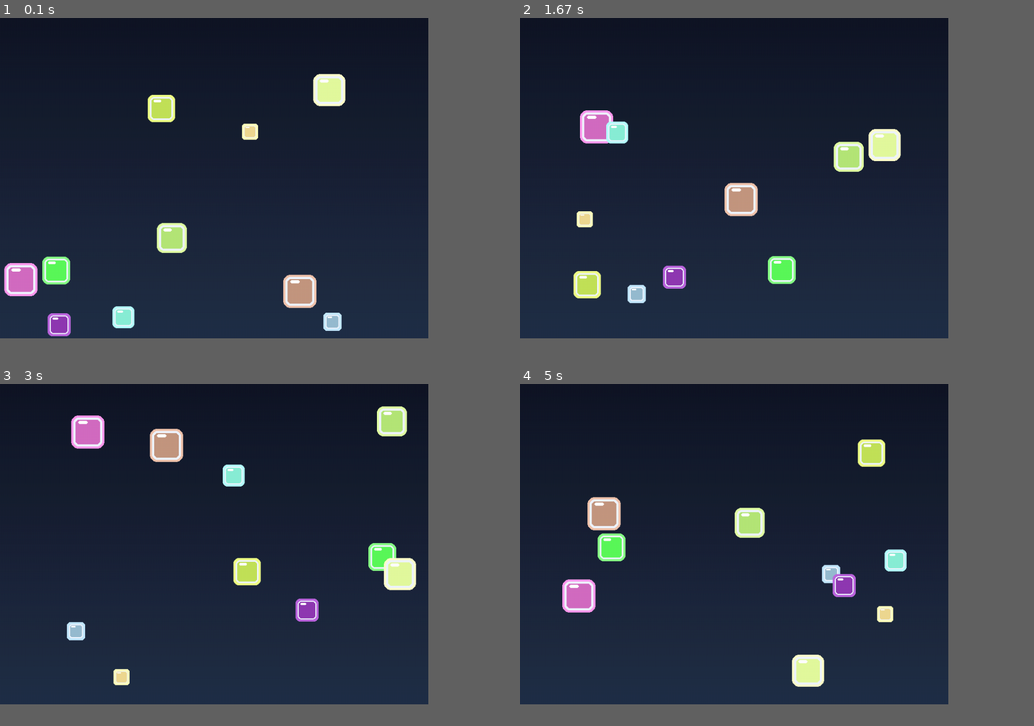
Above: before the commit, frames 1-4 (two rows, left to right).
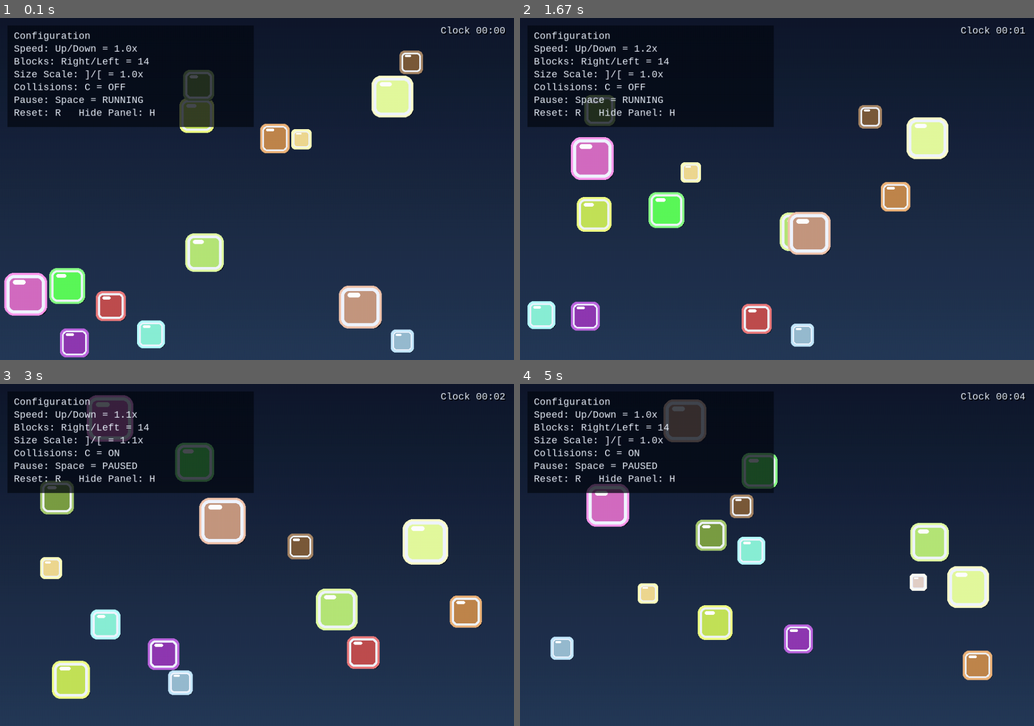
Above: after the commit, the same moments.

Repository: JustinDCosta/lab10-updated-pygame
Game: pygame game, started from main.py
Same seed, same stepped clock (60 frames per second), same inputs: the game is played once before the commit and once after it.
Inputs:
- Up to frame 1 (0.1 s): no input
- Up to frame 2 (1.67 s): tap C at 0.33, 0.82 s; hold Right 0.67-1.13 s; tap Space at 0.73, 1.03, 1.23, 1.57 s; hold R 1.17-1.47 s; hold Up 1.17-1.47 s; hold Up from 1.5 s (still down)
- Up to frame 3 (3 s): release Up at 1.8 s; hold Right 1.83-2.3 s; tap Space at 1.9, 2.2, 2.4, 2.7, 2.97 s; tap C at 1.98 s; hold Left 2.33-2.87 s; hold  from 2.9 s (still down); hold Down from 2.9 s (still down)
- Up to frame 4 (5 s): release  at 3.2 s; release Down at 3.2 s; hold - 3.23-3.53 s; hold Down 3.23-3.53 s; tap Space at 3.3, 3.63, 3.97, 4.27, 4.4, 4.8 s; tap C at 3.38, 4.48 s; hold Down 3.57-3.87 s; hold Left 3.9-4.3 s; hold Up 4.33-4.7 s; hold Right from 4.73 s (still down)
In our replay, the window is 750x562 before the commit and 900x600 after it. These sizes can differ from the game's own. Grey fills any space a smaller window leaves; there, only what the larger window draws over its background counts as a difference.

The runs differ from the first frame. In frame 1, 19% of the frame differs, in the area x 0-100%, y 0-100%; in frame 2, 19%; in frame 3, 21%, in the area x 2-100%, y 0-93%; in frame 4, 19%.

Commit message:
Add live config panel, clock, and optional block collisions

Diff:
--- a/main.py
+++ b/main.py
@@ -1,4 +1,4 @@
-"""Pygame app that renders 10 squares moving with random drift and edge bounce."""
+"""Pygame app with configurable moving blocks, clock, and optional collisions."""
 
 from __future__ import annotations
 
@@ -7,23 +7,43 @@
 
 import pygame
 
-SCREEN_WIDTH: int = 800
-SCREEN_HEIGHT: int = 600
-BG_TOP_COLOR: tuple[int, int, int] = (18, 22, 38)
-BG_BOTTOM_COLOR: tuple[int, int, int] = (34, 48, 72)
+SCREEN_WIDTH: int = 960
+SCREEN_HEIGHT: int = 640
+BG_TOP_COLOR: tuple[int, int, int] = (16, 24, 44)
+BG_BOTTOM_COLOR: tuple[int, int, int] = (38, 58, 88)
 FPS: int = 60
 
-SQUARE_COUNT: int = 10
-SQUARE_SIZE: int = 30
-SQUARE_MIN_SIZE: int = 18
-SQUARE_MAX_SIZE: int = 54
+SQUARE_COUNT: int = 14
+MIN_SQUARE_COUNT: int = 2
+MAX_SQUARE_COUNT: int = 80
+
+SQUARE_SIZE: int = 42
+SQUARE_MIN_SIZE: int = 24
+SQUARE_MAX_SIZE: int = 72
+MAX_RENDER_SIZE: int = SQUARE_MAX_SIZE * 2
 SQUARE_BORDER_COLOR: tuple[int, int, int] = (240, 246, 255)
+
 SPEED_MIN: int = 1
 SPEED_MAX: int = 4
+VELOCITY_CAP: float = 8.0
+
+SPEED_SCALE_MIN: float = 0.2
+SPEED_SCALE_MAX: float = 3.0
+SPEED_SCALE_STEP: float = 0.1
+
 COLOR_MIN: int = 50
 COLOR_MAX: int = 255
+
 DRIFT_CHANCE: float = 0.05
 DRIFT_DELTA: float = 0.5
+
+SIZE_SCALE_MIN: float = 0.6
+SIZE_SCALE_MAX: float = 2.0
+SIZE_SCALE_STEP: float = 0.1
+
+HUD_BG_COLOR: tuple[int, int, int, int] = (6, 10, 20, 190)
+HUD_TEXT_COLOR: tuple[int, int, int] = (235, 242, 252)
+HUD_SHADOW_COLOR: tuple[int, int, int] = (0, 0, 0)
 
 
 @dataclass
@@ -36,6 +56,32 @@
     vy: float
     color: tuple[int, int, int]
     size: int = SQUARE_SIZE
+    base_size: int = 0
+
+    def __post_init__(self) -> None:
+        if self.base_size <= 0:
+            self.base_size = self.size
+
+
+@dataclass
+class AppConfig:
+    """Runtime controls that can be changed from keyboard input."""
+
+    speed_multiplier: float = 1.0
+    target_count: int = SQUARE_COUNT
+    size_scale: float = 1.0
+    collisions_enabled: bool = False
+    show_overlay: bool = True
+    paused: bool = False
+
+
+def _clamp(value: float, low: float, high: float) -> float:
+    return max(low, min(high, value))
+
+
+def _clamp_position(square: Square) -> None:
+    square.x = _clamp(square.x, 0, SCREEN_WIDTH - square.size)
+    square.y = _clamp(square.y, 0, SCREEN_HEIGHT - square.size)
 
 
 def create_random_square() -> Square:
@@ -50,12 +96,30 @@
         random.randint(COLOR_MIN, COLOR_MAX),
         random.randint(COLOR_MIN, COLOR_MAX),
     )
-    return Square(x=x, y=y, vx=vx, vy=vy, color=color, size=size)
+    return Square(x=x, y=y, vx=vx, vy=vy, color=color, size=size, base_size=size)
 
 
 def create_squares(count: int) -> list[Square]:
     """Create a list of random squares."""
     return [create_random_square() for _ in range(count)]
+
+
+def sync_square_count(squares: list[Square], target_count: int) -> None:
+    """Grow or shrink the square list to match the target count."""
+    normalized_target = int(_clamp(target_count, MIN_SQUARE_COUNT, MAX_SQUARE_COUNT))
+    while len(squares) < normalized_target:
+        squares.append(create_random_square())
+    while len(squares) > normalized_target:
+        squares.pop()
+
+
+def apply_size_scale(squares: list[Square], size_scale: float) -> None:
+    """Resize squares based on the configured size scale."""
+    scale = _clamp(size_scale, SIZE_SCALE_MIN, SIZE_SCALE_MAX)
+    for square in squares:
+        scaled_size = int(round(square.base_size * scale))
+        square.size = int(_clamp(scaled_size, SQUARE_MIN_SIZE, MAX_RENDER_SIZE))
+        _clamp_position(square)
 
 
 def _apply_boundary(square: Square) -> None:
@@ -74,26 +138,85 @@
         square.vy *= -1
 
 
-def update_square(square: Square) -> None:
+def _squares_overlap(a: Square, b: Square) -> bool:
+    return (
+        a.x < b.x + b.size
+        and a.x + a.size > b.x
+        and a.y < b.y + b.size
+        and a.y + a.size > b.y
+    )
+
+
+def _resolve_pair_collision(a: Square, b: Square) -> None:
+    if not _squares_overlap(a, b):
+        return
+
+    overlap_x = min(a.x + a.size - b.x, b.x + b.size - a.x)
+    overlap_y = min(a.y + a.size - b.y, b.y + b.size - a.y)
+    if overlap_x <= 0 or overlap_y <= 0:
+        return
+
+    if overlap_x < overlap_y:
+        separation = overlap_x / 2
+        if a.x < b.x:
+            a.x -= separation
+            b.x += separation
+        else:
+            a.x += separation
+            b.x -= separation
+        a.vx, b.vx = b.vx, a.vx
+    else:
+        separation = overlap_y / 2
+        if a.y < b.y:
+            a.y -= separation
+            b.y += separation
+        else:
+            a.y += separation
+            b.y -= separation
+        a.vy, b.vy = b.vy, a.vy
+
+    _clamp_position(a)
+    _clamp_position(b)
+
+
+def resolve_collisions(squares: list[Square]) -> None:
+    """Resolve collisions across all square pairs."""
+    for i in range(len(squares) - 1):
+        for j in range(i + 1, len(squares)):
+            _resolve_pair_collision(squares[i], squares[j])
+
+
+def update_square(square: Square, speed_multiplier: float = 1.0) -> None:
     """Advance one square by one frame."""
-    square.x += square.vx
-    square.y += square.vy
+    speed = _clamp(speed_multiplier, SPEED_SCALE_MIN, SPEED_SCALE_MAX)
+    square.x += square.vx * speed
+    square.y += square.vy * speed
 
     if random.random() < DRIFT_CHANCE:
         square.vx += random.uniform(-DRIFT_DELTA, DRIFT_DELTA)
         square.vy += random.uniform(-DRIFT_DELTA, DRIFT_DELTA)
+        square.vx = _clamp(square.vx, -VELOCITY_CAP, VELOCITY_CAP)
+        square.vy = _clamp(square.vy, -VELOCITY_CAP, VELOCITY_CAP)
 
     _apply_boundary(square)
 
 
-def update_squares(squares: list[Square]) -> None:
+def update_squares(
+    squares: list[Square],
+    speed_multiplier: float = 1.0,
+    collisions_enabled: bool = False,
+) -> None:
     """Update all squares each frame."""
     for square in squares:
-        update_square(square)
-
-
-def draw_background(screen: pygame.Surface) -> None:
-    """Render a vertical color gradient background."""
+        update_square(square, speed_multiplier)
+
+    if collisions_enabled:
+        resolve_collisions(squares)
+
+
+def build_gradient_surface() -> pygame.Surface:
+    """Create a reusable vertical gradient background surface."""
+    gradient = pygame.Surface((SCREEN_WIDTH, SCREEN_HEIGHT))
     for y in range(SCREEN_HEIGHT):
         ratio = y / max(SCREEN_HEIGHT - 1, 1)
         color = (
@@ -101,12 +224,19 @@
             int(BG_TOP_COLOR[1] + (BG_BOTTOM_COLOR[1] - BG_TOP_COLOR[1]) * ratio),
             int(BG_TOP_COLOR[2] + (BG_BOTTOM_COLOR[2] - BG_TOP_COLOR[2]) * ratio),
         )
-        pygame.draw.line(screen, color, (0, y), (SCREEN_WIDTH, y))
+        pygame.draw.line(gradient, color, (0, y), (SCREEN_WIDTH, y))
+    return gradient
+
+
+def draw_background(screen: pygame.Surface, gradient: pygame.Surface) -> None:
+    """Draw the precomputed gradient background."""
+    screen.blit(gradient, (0, 0))
 
 
 def draw_square(screen: pygame.Surface, square: Square) -> None:
     """Draw one square."""
     rect = pygame.Rect(int(square.x), int(square.y), square.size, square.size)
+    shadow_rect = rect.move(4, 4)
     glow_rect = rect.inflate(8, 8)
     glow_color = (
         min(square.color[0] + 45, 255),
@@ -114,6 +244,7 @@
         min(square.color[2] + 45, 255),
     )
 
+    pygame.draw.rect(screen, (10, 14, 24), shadow_rect, border_radius=max(square.size // 5, 3))
     pygame.draw.rect(screen, glow_color, glow_rect, border_radius=max(square.size // 4, 4))
     pygame.draw.rect(screen, square.color, rect, border_radius=max(square.size // 5, 3))
     pygame.draw.rect(
@@ -139,24 +270,132 @@
         draw_square(screen, square)
 
 
+def _format_elapsed_time(ms: int) -> str:
+    total_seconds = ms // 1000
+    minutes = total_seconds // 60
+    seconds = total_seconds % 60
+    return f"{minutes:02d}:{seconds:02d}"
+
+
+def draw_clock(screen: pygame.Surface, font: pygame.font.Font, elapsed_ms: int) -> None:
+    """Draw running clock in the upper-right corner."""
+    label = font.render(f"Clock { _format_elapsed_time(elapsed_ms) }", True, HUD_TEXT_COLOR)
+    shadow = font.render(f"Clock { _format_elapsed_time(elapsed_ms) }", True, HUD_SHADOW_COLOR)
+    rect = label.get_rect(topright=(SCREEN_WIDTH - 16, 14))
+    screen.blit(shadow, rect.move(2, 2))
+    screen.blit(label, rect)
+
+
+def draw_overlay(
+    screen: pygame.Surface,
+    font: pygame.font.Font,
+    config: AppConfig,
+    square_count: int,
+) -> None:
+    """Render the in-window configuration panel."""
+    panel = pygame.Surface((460, 190), pygame.SRCALPHA)
+    panel.fill(HUD_BG_COLOR)
+    screen.blit(panel, (14, 14))
+
+    collision_text = "ON" if config.collisions_enabled else "OFF"
+    pause_text = "PAUSED" if config.paused else "RUNNING"
+    lines = [
+        "Configuration",
+        f"Speed: Up/Down = {config.speed_multiplier:.1f}x",
+        f"Blocks: Right/Left = {square_count}",
+        f"Size Scale: ]/[ = {config.size_scale:.1f}x",
+        f"Collisions: C = {collision_text}",
+        f"Pause: Space = {pause_text}",
+        "Reset: R   Hide Panel: H",
+    ]
+
+    line_y = 24
+    for text in lines:
+        rendered = font.render(text, True, HUD_TEXT_COLOR)
+        screen.blit(rendered, (26, line_y))
+        line_y += 24
+
+
+def handle_keydown(key: int, config: AppConfig) -> None:
+    """Apply keyboard controls to runtime configuration."""
+    if key == pygame.K_UP:
+        config.speed_multiplier = round(
+            _clamp(config.speed_multiplier + SPEED_SCALE_STEP, SPEED_SCALE_MIN, SPEED_SCALE_MAX),
+            1,
+        )
+    elif key == pygame.K_DOWN:
+        config.speed_multiplier = round(
+            _clamp(config.speed_multiplier - SPEED_SCALE_STEP, SPEED_SCALE_MIN, SPEED_SCALE_MAX),
+            1,
+        )
+    elif key == pygame.K_RIGHT:
+        config.target_count = int(_clamp(config.target_count + 1, MIN_SQUARE_COUNT, MAX_SQUARE_COUNT))
+    elif key == pygame.K_LEFT:
+        config.target_count = int(_clamp(config.target_count - 1, MIN_SQUARE_COUNT, MAX_SQUARE_COUNT))
+    elif key in (pygame.K_RIGHTBRACKET, pygame.K_EQUALS, pygame.K_KP_PLUS):
+        config.size_scale = round(
+            _clamp(config.size_scale + SIZE_SCALE_STEP, SIZE_SCALE_MIN, SIZE_SCALE_MAX),
+            1,
+        )
+    elif key in (pygame.K_LEFTBRACKET, pygame.K_MINUS, pygame.K_KP_MINUS):
+        config.size_scale = round(
+            _clamp(config.size_scale - SIZE_SCALE_STEP, SIZE_SCALE_MIN, SIZE_SCALE_MAX),
+            1,
+        )
+    elif key == pygame.K_c:
+        config.collisions_enabled = not config.collisions_enabled
+    elif key == pygame.K_h:
+        config.show_overlay = not config.show_overlay
+    elif key == pygame.K_SPACE:
+        config.paused = not config.paused
+    elif key == pygame.K_r:
+        config.speed_multiplier = 1.0
+        config.target_count = SQUARE_COUNT
+        config.size_scale = 1.0
+        config.collisions_enabled = False
+        config.paused = False
+
+
 def run() -> None:
     """Main game loop."""
     pygame.init()
     screen = pygame.display.set_mode((SCREEN_WIDTH, SCREEN_HEIGHT))
-    pygame.display.set_caption("Random Moving Squares")
+    pygame.display.set_caption("Configurable Moving Blocks")
     clock = pygame.time.Clock()
-
-    squares = create_squares(SQUARE_COUNT)
+    font = pygame.font.SysFont("consolas", 20)
+    gradient = build_gradient_surface()
+
+    config = AppConfig()
+    squares = create_squares(config.target_count)
+    start_ticks = pygame.time.get_ticks()
+
     running = True
 
     while running:
         for event in pygame.event.get():
             if event.type == pygame.QUIT:
                 running = False
-
-        update_squares(squares)
-        draw_background(screen)
+            elif event.type == pygame.KEYDOWN:
+                handle_keydown(event.key, config)
+
+        sync_square_count(squares, config.target_count)
+        apply_size_scale(squares, config.size_scale)
+
+        if not config.paused:
+            update_squares(
+                squares,
+                speed_multiplier=config.speed_multiplier,
+                collisions_enabled=config.collisions_enabled,
+            )
+
+        draw_background(screen, gradient)
         draw_squares(screen, squares)
+
+        elapsed_ms = pygame.time.get_ticks() - start_ticks
+        draw_clock(screen, font, elapsed_ms)
+        if config.show_overlay:
+            draw_overlay(screen, font, config, len(squares))
+
         pygame.display.flip()
 
         clock.tick(FPS)
--- a/test_main.py
+++ b/test_main.py
@@ -18,20 +18,30 @@
     def inflate(self, dx: int, dy: int) -> "DummyRect":
         return DummyRect(self.x - dx // 2, self.y - dy // 2, self.w + dx, self.h + dy)
 
+    def move(self, dx: int, dy: int) -> "DummyRect":
+        return DummyRect(self.x + dx, self.y + dy, self.w, self.h)
+
 
 # Mock pygame before importing main
 pygame_mock = MagicMock()
 pygame_mock.Rect = DummyRect
 sys.modules["pygame"] = pygame_mock
 
+import main as app
+
 from main import (
     Square,
+    apply_size_scale,
     create_random_square,
     create_squares,
     update_square,
     update_squares,
     draw_square,
     draw_squares,
+    sync_square_count,
+    MAX_RENDER_SIZE,
+    MAX_SQUARE_COUNT,
+    MIN_SQUARE_COUNT,
     SCREEN_WIDTH,
     SCREEN_HEIGHT,
     SQUARE_COUNT,
@@ -216,6 +226,14 @@
         # With 5% chance per frame over 200 frames, we should see at least some changes
         assert velocities_changed > 0
 
+    def test_speed_multiplier_affects_distance(self, monkeypatch):
+        """Test that speed multiplier changes travel distance in one update."""
+        monkeypatch.setattr(app.random, "random", lambda: 1.0)
+        square = Square(x=10, y=10, vx=4, vy=2, color=(255, 0, 0))
+        update_square(square, speed_multiplier=2.0)
+        assert square.x == 18
+        assert square.y == 14
+
 
 class TestUpdateSquares:
     """Tests for update_squares function."""
@@ -238,6 +256,64 @@
         squares: list[Square] = []
         update_squares(squares)  # Should not raise
 
+    def test_collision_toggle_changes_behavior(self, monkeypatch):
+        """Test that enabling collisions changes interacting square velocities."""
+        monkeypatch.setattr(app.random, "random", lambda: 1.0)
+
+        no_collision = [
+            Square(x=100, y=120, vx=2, vy=0, color=(255, 0, 0), size=40),
+            Square(x=125, y=120, vx=-2, vy=0, color=(0, 255, 0), size=40),
+        ]
+        update_squares(no_collision, collisions_enabled=False)
+        assert no_collision[0].vx == 2
+        assert no_collision[1].vx == -2
+
+        with_collision = [
+            Square(x=100, y=120, vx=2, vy=0, color=(255, 0, 0), size=40),
+            Square(x=125, y=120, vx=-2, vy=0, color=(0, 255, 0), size=40),
+        ]
+        update_squares(with_collision, collisions_enabled=True)
+        assert with_collision[0].vx < 0
+        assert with_collision[1].vx > 0
+
+
+class TestConfigurationHelpers:
+    """Tests for runtime configuration helpers."""
+
+    def test_sync_square_count_increase_and_decrease(self):
+        """Test square count sync helper for both directions."""
+        squares = create_squares(4)
+        sync_square_count(squares, 9)
+        assert len(squares) == 9
+
+        sync_square_count(squares, 3)
+        assert len(squares) == 3
+
+    def test_sync_square_count_clamps_to_limits(self):
+        """Test target count clamping to configured min/max values."""
+        squares = create_squares(4)
+
+        sync_square_count(squares, -100)
+        assert len(squares) == MIN_SQUARE_COUNT
+
+        sync_square_count(squares, 1000)
+        assert len(squares) == MAX_SQUARE_COUNT
+
+    def test_apply_size_scale_respects_bounds(self):
+        """Test size scaling while preserving configured min/max render bounds."""
+        squares = [
+            Square(x=50, y=50, vx=1, vy=1, color=(255, 0, 0), size=24, base_size=24),
+            Square(x=120, y=120, vx=1, vy=1, color=(0, 255, 0), size=72, base_size=72),
+        ]
+
+        apply_size_scale(squares, 2.0)
+        assert 24 <= squares[0].size <= MAX_RENDER_SIZE
+        assert 24 <= squares[1].size <= MAX_RENDER_SIZE
+
+        apply_size_scale(squares, 0.1)
+        assert squares[0].size >= SQUARE_MIN_SIZE
+        assert squares[1].size >= SQUARE_MIN_SIZE
+
 
 class TestDrawSquare:
     """Tests for draw_square function."""
Not shown, changed: JOURNAL.md
